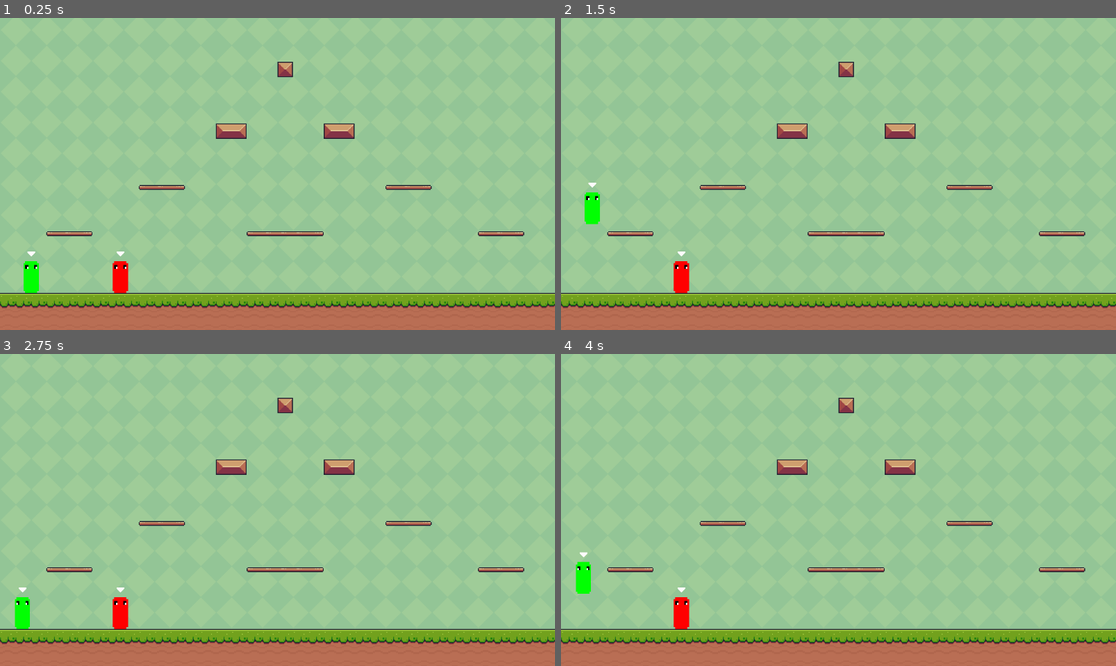
Above: before the commit, frames 1-4 (two rows, left to right).
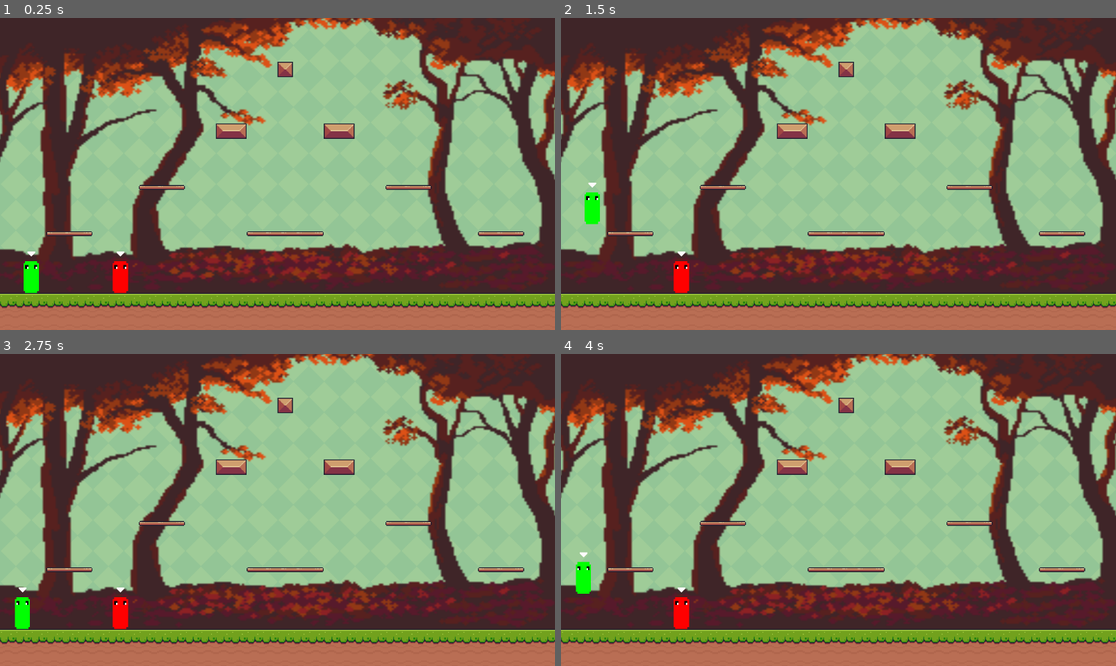
Above: after the commit, the same moments.

Repository: PhilipW02/2d-platformer
Game: Godot game, scene res://node_2d.tscn
The game is run twice, just before and just after one commit, with the same random seed, the same clock (stepped at 60 frames per second) and the same inputs.
Inputs:
- Up to frame 1 (0.25 s): no input
- Up to frame 2 (1.5 s): tap Enter at 0.5 s; tap Left (Left P2) at 0.6 s; tap Up (Jump P2) at 0.77 s; tap Right (Right P2) at 1.35 s
- Up to frame 3 (2.75 s): tap Up (Jump P2) at 1.52 s; tap Left (Left P2) at 2.1 s
- Up to frame 4 (4 s): tap Space at 2.75 s; tap Right (Right P2) at 2.85 s; tap Up (Jump P2) at 3.02, 3.77 s; tap Left (Left P2) at 3.6 s

The runs differ from the first frame. In frame 1, 40% of the frame differs, in the area x 0-100%, y 0-89%; in frame 2, 41%; in frame 3, 40%; in frame 4, 41%.

Commit message:
Tagger Base

Diff:
--- a/PlayerP1.gd
+++ b/PlayerP1.gd
@@ -3,7 +3,7 @@
 @export var jump_impulse = 500.0
 @export var gravity = 1000.0
 @export var speed = 250.0
-@export var istagger = true
+@export var istagger = false
 @export var player_number: int
 var touched_player = false
 var tagtimeouton = false
@@ -12,7 +12,12 @@
 @onready var taggerindicator = $taggerindicator
 
 func _ready():
-	pass
+	choose_tagger()
+
+func _on_touch_box_body_exited(body: Node2D) -> void:
+	if istagger:
+		print("tagger set to true for player1")
+		can_tag = true
 
 func _physics_process(_delta: float) -> void:
 	if istagger == false:
@@ -45,12 +50,10 @@
 
 	move_and_slide()
 
-
-
-func _on_touch_box_body_exited(body: Node2D) -> void:
-	if istagger:
-		print("tagger set to true for player1")
-		can_tag = true
+func choose_tagger():
+	var player = RandomNumberGenerator.new().randi_range(0, 1)
+	print(player)
+	istagger = true
 
 func _on_touch_box_body_entered(body: Node2D) -> void:
 	if body.is_in_group("players"):
@@ -60,5 +63,5 @@
 		can_tag = false
 		istagger = false
 		body.istagger = true
-	if not istagger and not body.istagger:
-		istagger = true
+	#if not istagger and not body.istagger:
+		#istagger = true
--- a/node_2d.tscn
+++ b/node_2d.tscn
@@ -1,9 +1,9 @@
 [gd_scene format=4 uid="uid://c4aoebjj8nhtn"]
 
-[ext_resource type="Texture2D" uid="uid://cdlvwyln3y5lw" path="res://Assets/Background/parallax_forest_pack web/parallax_forest_pack web/v2/preview.png" id="1_hqns4"]
 [ext_resource type="AudioStream" uid="uid://dbhhsjtc42bgc" path="res://Assets/Sound/GreenHillZoneMIDI.wav" id="1_kdubu"]
 [ext_resource type="Texture2D" uid="uid://ijg88gwcerim" path="res://Assets/Terrain/Terrain (16x16).png" id="1_wtcfe"]
 [ext_resource type="Texture2D" uid="uid://d0cv4nldaqjin" path="res://Assets/Background/Green.png" id="2_hqns4"]
+[ext_resource type="Texture2D" uid="uid://jxu5xk6v80ts" path="res://Assets/Background/parallax_forest_pack web/parallax_forest_pack web/v2/layers/middle.png" id="2_x0ka3"]
 [ext_resource type="Script" uid="uid://caisu44af80tn" path="res://PlayerP1.gd" id="3_0hol4"]
 [ext_resource type="Script" uid="uid://c3cog55fmtdsw" path="res://bgm.gd" id="4_ir8iy"]
 [ext_resource type="AudioStream" uid="uid://b6jt0ky4ekvrq" path="res://Assets/Sound/wahoo.wav" id="5_q6r6c"]
@@ -328,11 +328,6 @@
 
 [node name="Stage" type="Node2D" parent="." unique_id=825542783]
 
-[node name="Background" type="Sprite2D" parent="Stage" unique_id=1006314505]
-position = Vector2(602, 276)
-scale = Vector2(4.4382243, 3.443299)
-texture = ExtResource("1_hqns4")
-
 [node name="TextureRect" type="TextureRect" parent="Stage" unique_id=125519299]
 offset_left = -31.0
 offset_top = -7.0
@@ -341,6 +336,11 @@
 texture = ExtResource("2_hqns4")
 stretch_mode = 1
 
+[node name="Middle" type="Sprite2D" parent="Stage" unique_id=1087498242]
+position = Vector2(577.75006, 284.5)
+scale = Vector2(4.443015, 3.6312501)
+texture = ExtResource("2_x0ka3")
+
 [node name="TileMap" type="TileMap" parent="Stage" unique_id=554654185]
 texture_filter = 1
 tile_set = SubResource("TileSet_0e48y")
--- a/tagger.gd
+++ b/tagger.gd
@@ -3,12 +3,12 @@
 #@onready var playerp2 = $Player2
 
 # Called when the node enters the scene tree for the first time.
-func _ready() -> void:
-	pass # Replace with function body.
+#func _ready() -> void:
+	#pass # Replace with function body.
 
 # Called every frame. 'delta' is the elapsed time since the previous frame.
-func _process(delta: float) -> void:
-	pass
+#func _process(delta: float) -> void:
+	#pass
 
 func tagged(tagger, player):
 	tagger.istagger = false
